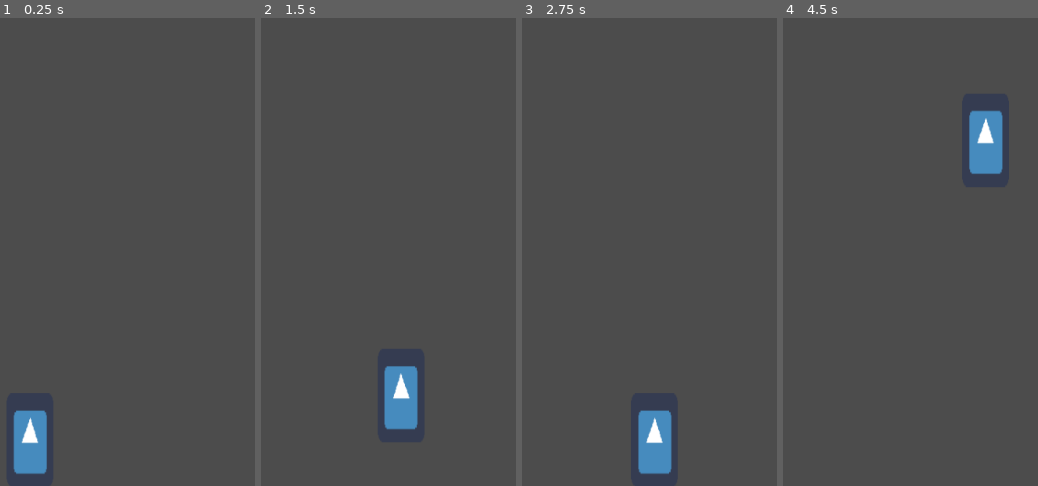
Above: before the commit, frames 1-4 (left to right).
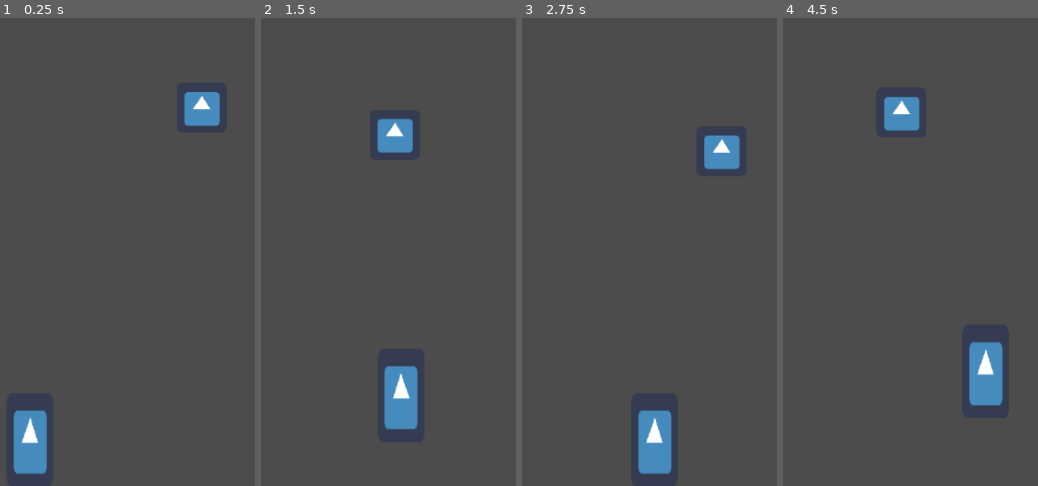
Above: after the commit, the same moments.

Repository: Luxxdev/GameJamPlus
Game: Godot game, scene res://Scenes/TestScene.tscn
Same seed, same stepped clock (60 frames per second), same inputs: the game is played once before the commit and once after it. The engine's default icon, where the game draws it, is replaced by a stand-in: a white triangle on a blue panel in a dark square.
Inputs:
- Up to frame 1 (0.25 s): no input
- Up to frame 2 (1.5 s): hold Right (ui_right) from 0.53 s (still down); tap Space (Jump) at 0.77 s
- Up to frame 3 (2.75 s): tap Space (Jump) at 1.52 s; release Right (ui_right) at 2.03 s; hold Left (ui_left) from 2.03 s (still down)
- Up to frame 4 (4.5 s): release Left (ui_left) at 2.78 s; hold Right (ui_right) 2.78-4.28 s; tap Space (Jump) at 3.02, 3.77 s; hold Left (ui_left) from 4.28 s (still down)

The runs differ from the first frame. In frame 1, 1.0% of the frame differs, in the area x 72-87%, y 15-24%; in frame 2, 1.0%; in frame 3, 1.0%; in frame 4, 4.6%, in the area x 39-87%, y 16-83%.

Commit message:
Enemy script started

Diff:
--- a/Objects/Player.tscn
+++ b/Objects/Player.tscn
@@ -1,7 +1,7 @@
 [gd_scene load_steps=7 format=2]
 
 [ext_resource path="res://icon.png" type="Texture" id=1]
-[ext_resource path="res://PlayerScript.gd" type="Script" id=2]
+[ext_resource path="res://Scripts/PlayerScript.gd" type="Script" id=2]
 
 [sub_resource type="CapsuleShape2D" id=1]
 
--- a/Scenes/TestScene.tscn
+++ b/Scenes/TestScene.tscn
@@ -1,6 +1,8 @@
-[gd_scene load_steps=5 format=2]
+[gd_scene load_steps=9 format=2]
 
 [ext_resource path="res://Objects/Player.tscn" type="PackedScene" id=1]
+[ext_resource path="res://icon.png" type="Texture" id=2]
+[ext_resource path="res://Scripts/EnemyPath.gd" type="Script" id=3]
 
 [sub_resource type="RectangleShape2D" id=1]
 extents = Vector2( 156.5, 391.5 )
@@ -10,6 +12,14 @@
 
 [sub_resource type="RectangleShape2D" id=3]
 extents = Vector2( 95, 77.5 )
+
+[sub_resource type="Curve2D" id=4]
+_data = {
+"points": PoolVector2Array( 0, 0, 0, 0, 72, -15, 0, 0, 0, 0, -69, -15, 0, 0, 0, 0, 7, 95, 0, 0, 0, 0, 72, -15 )
+}
+
+[sub_resource type="CircleShape2D" id=5]
+radius = 139.032
 
 [node name="Node2D" type="Node2D"]
 
@@ -33,3 +43,24 @@
 [node name="CollisionShape2D4" type="CollisionShape2D" parent="StaticBody2D"]
 position = Vector2( 412, 164 )
 shape = SubResource( 3 )
+
+[node name="Path2D" type="Path2D" parent="StaticBody2D"]
+position = Vector2( 608, 130 )
+curve = SubResource( 4 )
+
+[node name="PathFollow2D" type="PathFollow2D" parent="StaticBody2D/Path2D"]
+position = Vector2( 72, -15 )
+rotate = false
+script = ExtResource( 3 )
+runSpeed = 2
+
+[node name="Sprite" type="Sprite" parent="StaticBody2D/Path2D/PathFollow2D"]
+texture = ExtResource( 2 )
+
+[node name="PlayerAreaCheck" type="Area2D" parent="StaticBody2D/Path2D/PathFollow2D/Sprite"]
+
+[node name="CollisionShape2D" type="CollisionShape2D" parent="StaticBody2D/Path2D/PathFollow2D/Sprite/PlayerAreaCheck"]
+shape = SubResource( 5 )
+
+[connection signal="body_entered" from="StaticBody2D/Path2D/PathFollow2D/Sprite/PlayerAreaCheck" to="StaticBody2D/Path2D/PathFollow2D" method="_on_PlayerAreaCheck_body_entered"]
+[connection signal="body_exited" from="StaticBody2D/Path2D/PathFollow2D/Sprite/PlayerAreaCheck" to="StaticBody2D/Path2D/PathFollow2D" method="_on_PlayerAreaCheck_body_exited"]
--- /dev/null
+++ b/Scripts/EnemyPath.gd
@@ -0,0 +1,17 @@
+extends PathFollow2D
+
+export var runSpeed = 1
+
+func _process(delta):
+	set_offset(get_offset() + runSpeed + delta)
+
+#	if (!loop and unit_offset == 1):
+#		queue_free()
+
+
+func _on_PlayerAreaCheck_body_entered(body):
+		if "Player" in body.name:
+			pass
+
+func _on_PlayerAreaCheck_body_exited(body):
+	$Sprite.position = Vector2(0,0)
--- a/PlayerScript.gd
+++ b/Scripts/PlayerScript.gd
@@ -59,9 +59,8 @@
 
 	if _check_is_valid_wall() or raycastUp.is_colliding():
 		canJump = true
-		if !walking:
-			motion.y = 0
-		#motion.y += 0
+		if Input.is_action_pressed("ui_left") or Input.is_action_pressed("ui_right"):
+			motion.y = lerp(motion.y, 0, 0.2)
 	else:
 		motion.y += gravity
 		sprite.flip_v = false
